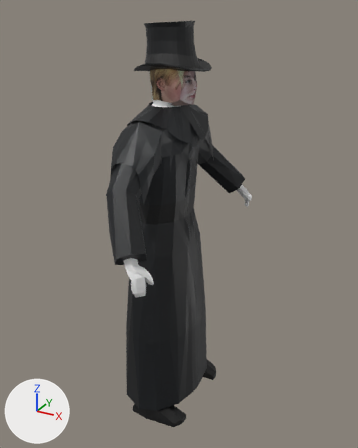
A saved change to the Blender file Models/londonProtag.blend.
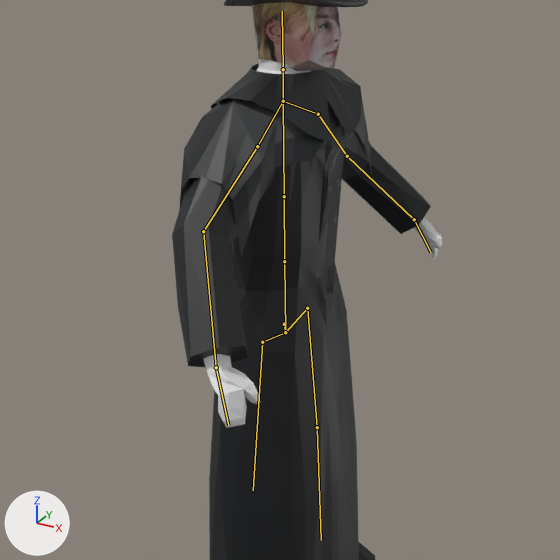
Each version is shown whole from a 50 mm lens placed at (4.95, -9.37, 5.23), pointed at (-0.23, 0.05, 0.52), then close up on the part from 4% to 88% of the width and 15% to 82% of the height. Lighting does not change. The marker at lower left points along +X, +Y and +Z. The last two pictures show the newer version. The bones that change, and the others that lie on the model, are drawn over the model as lines in the close-ups.

In view in the first close-up: 'body', 'cloak', 'head' and 2 more.
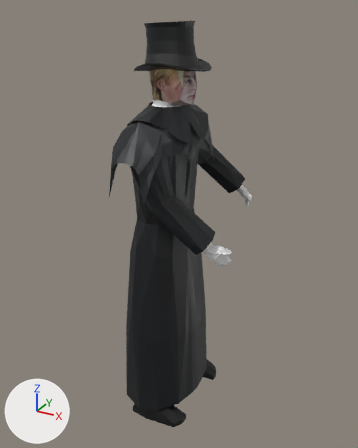
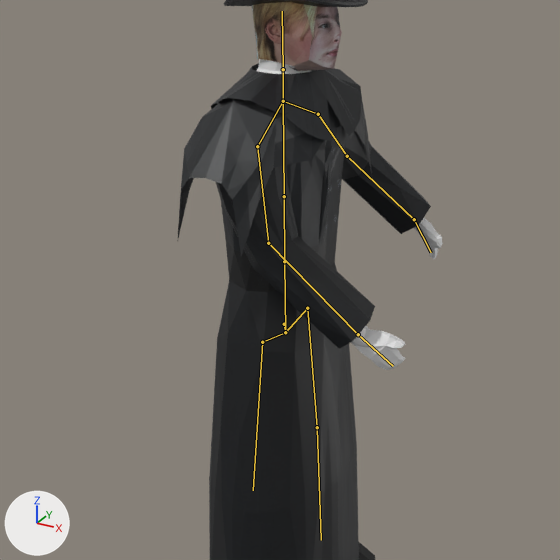
The newer file adds an action. The first version stands in its rest pose; the second is drawn at frame 1 of the action 'daggerhold'.

What differs and where, as boxes [x1, y1, x2, y2] in the close-ups (560 x 560 px):
'cloak', posed
    before: [172, 64, 431, 560]
    after: [177, 64, 431, 560]
'body', posed
    before: [204, 60, 443, 428]
    after: [257, 60, 443, 370]
bone 'Bone.006.R', root to tip
    before: (257, 146) to (203, 231)
    after: (257, 146) to (268, 243)
bone 'Bone.007.R', root to tip
    before: (203, 231) to (216, 367)
    after: (268, 243) to (358, 334)
bone 'Bone.008.R', root to tip
    before: (216, 367) to (228, 425)
    after: (358, 334) to (393, 366)

Edits to the bpy script that builds the scene:
```text
Change bone_bone_006_r:
    where bone_bone_006_r = bpy.data.objects['Armature'].pose.bones['Bone.006.R']  # child of 'Bone.005.R'
    bone_bone_006_r.rotation_quaternion: (1.0, 0.0, 0.0, 0.0) -> (0.86, 0.447, -0.216, -0.011)  # degrees (0, 0, 0) -> degrees (57, -21, -13)
Change bone_bone_007_r:
    where bone_bone_007_r = bpy.data.objects['Armature'].pose.bones['Bone.007.R']  # child of 'Bone.006.R'
    bone_bone_007_r.rotation_quaternion: (1.0, 0.0, 0.0, 0.0) -> (0.962, -0.091, -0.24, -0.094)  # degrees (0, 0, 0) -> degrees (-9, -29, -9)
Change bone_bone_008_r:
    where bone_bone_008_r = bpy.data.objects['Armature'].pose.bones['Bone.008.R']  # child of 'Bone.007.R'
    bone_bone_008_r.rotation_quaternion: (1.0, 0.0, 0.0, 0.0) -> (0.86, -0.057, 0.485, -0.148)  # degrees (0, 0, 0) -> degrees (-25, 55, -33)
```
